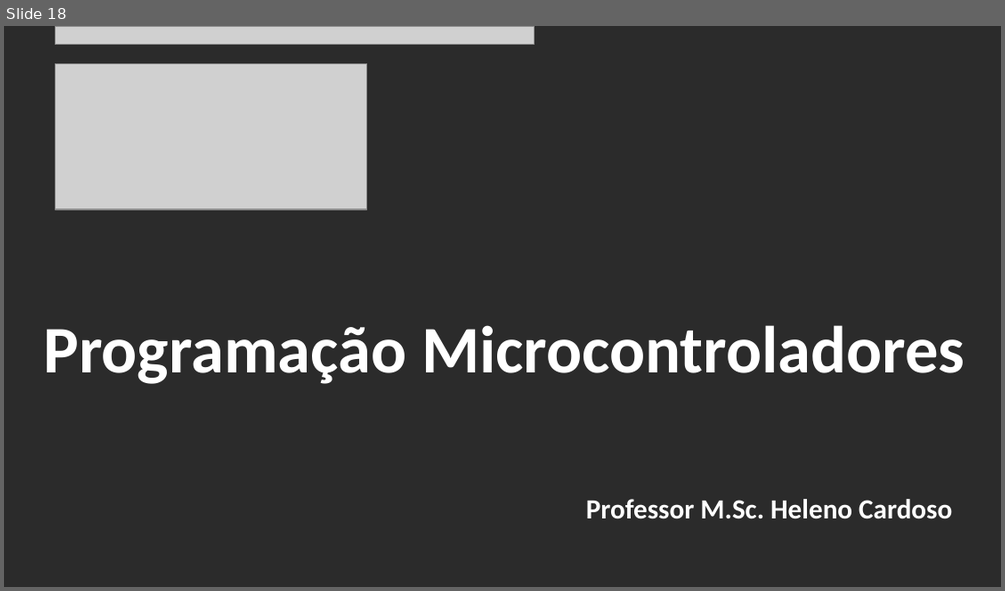
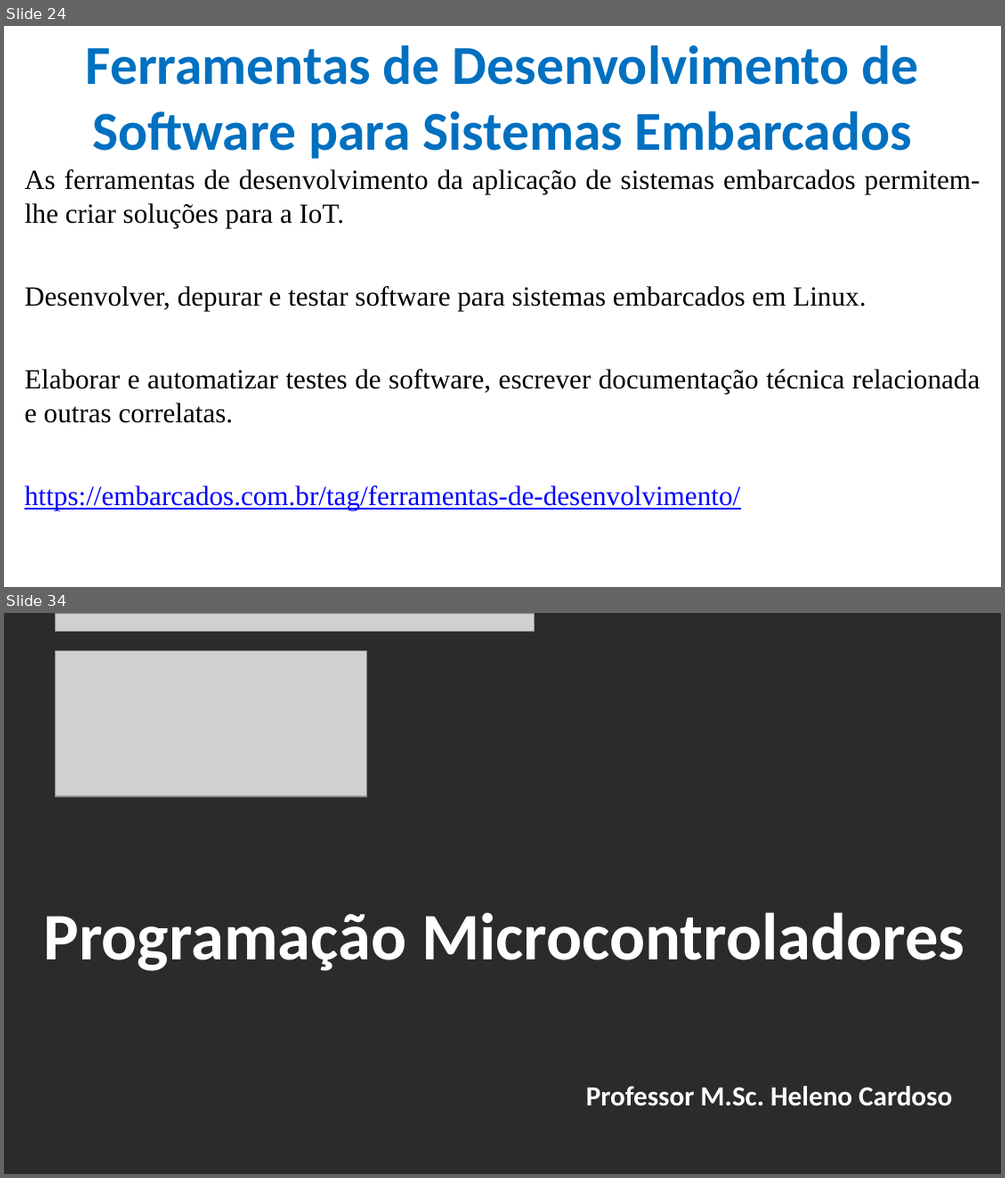
Before and after one commit to CloudEducationBrazil/WydenArea1ProgramacaoMicrocontroladores, a slide deck: 01 Classes/Aula 02 - Programação Microcontroladores.pptx. Shown one above the other, each under a label of ours: slide 18 before the commit, slides 24 and 34 after it; the slides between them are not shown. The pictures are 1005x591 and 1005x1178 pixels, drawn with LibreOffice and Linux fonts; fonts in the diff are those of the drawing; grey boxes stand for pictures; background and template pictures are left out; a plain dark background stands for a picture behind light text. Boxes give left, top, right and bottom in pixels: in the first picture for what was removed or moved away, otherwise in the second. Text is boxed around its words. In the diff, an @@ line names an element or a change of style, - is before the commit and + after.

```diff
--- a/01 Classes/Aula 02 - Programação Microcontroladores.pptx
+++ b/01 Classes/Aula 02 - Programação Microcontroladores.pptx
@@ slide 24 added at [4,26,1001,587], background picture (left out) @@
@@ title added at [86,45,919,159], 39.6 pt, text #0070C0, bold @@
+Ferramentas de Desenvolvimento de Software para Sistemas Embarcados
@@ text added at [24,169,980,510], 20 pt, text #000000 @@
+As ferramentas de desenvolvimento da aplicação de sistemas embarcados permitem-lhe criar soluções para a IoT.
+Desenvolver, depurar e testar software para sistemas embarcados em Linux.
+Elaborar e automatizar testes de software, escrever documentação técnica relacionada e outras correlatas.
+https://embarcados.com.br/tag/ferramentas-de-desenvolvimento/
@@ what was slide 18 is now slide 34 @@
```
Also in this commit, not shown: 8 slides changed, 16 other slides added, 1 slide removed, 3 other files.
